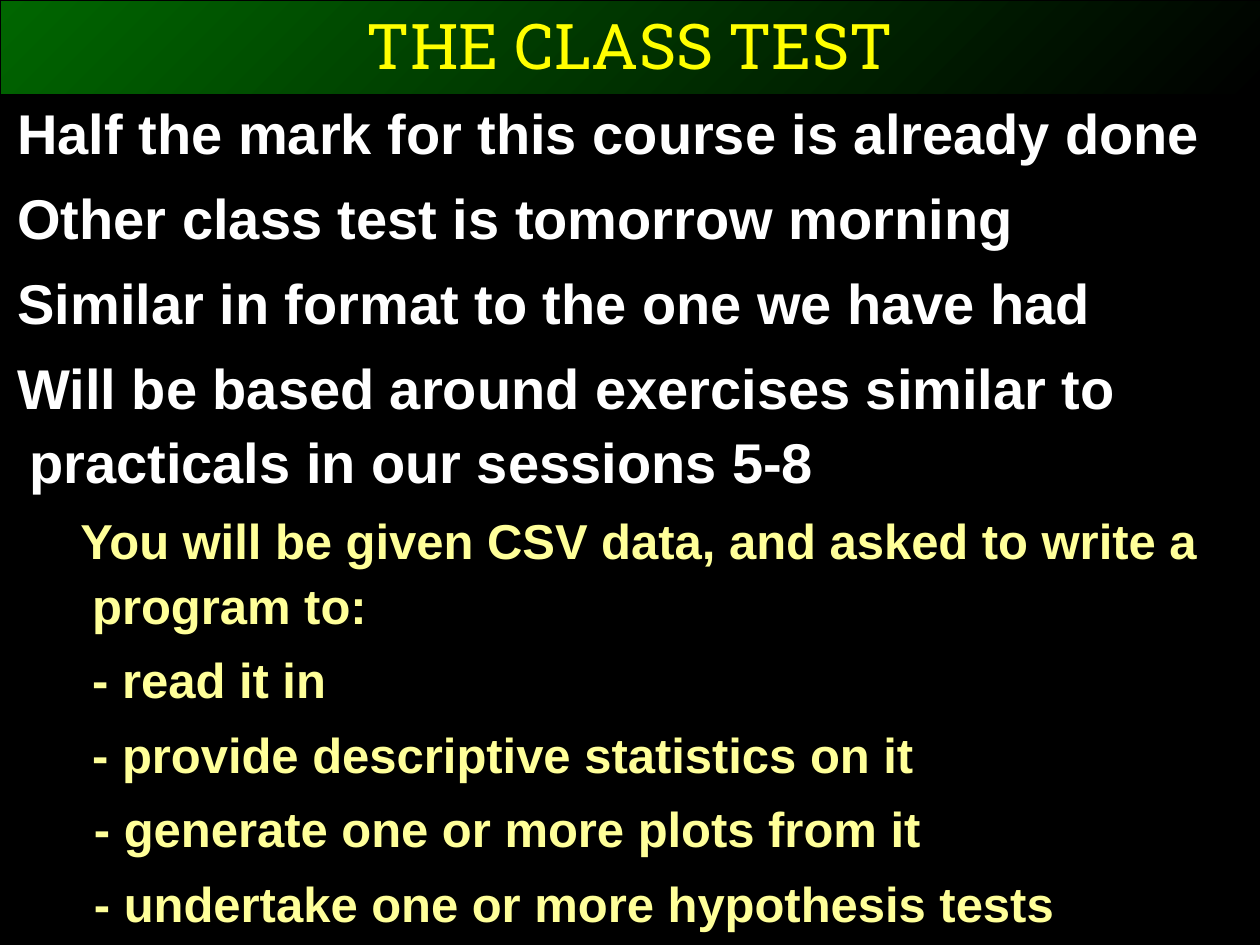
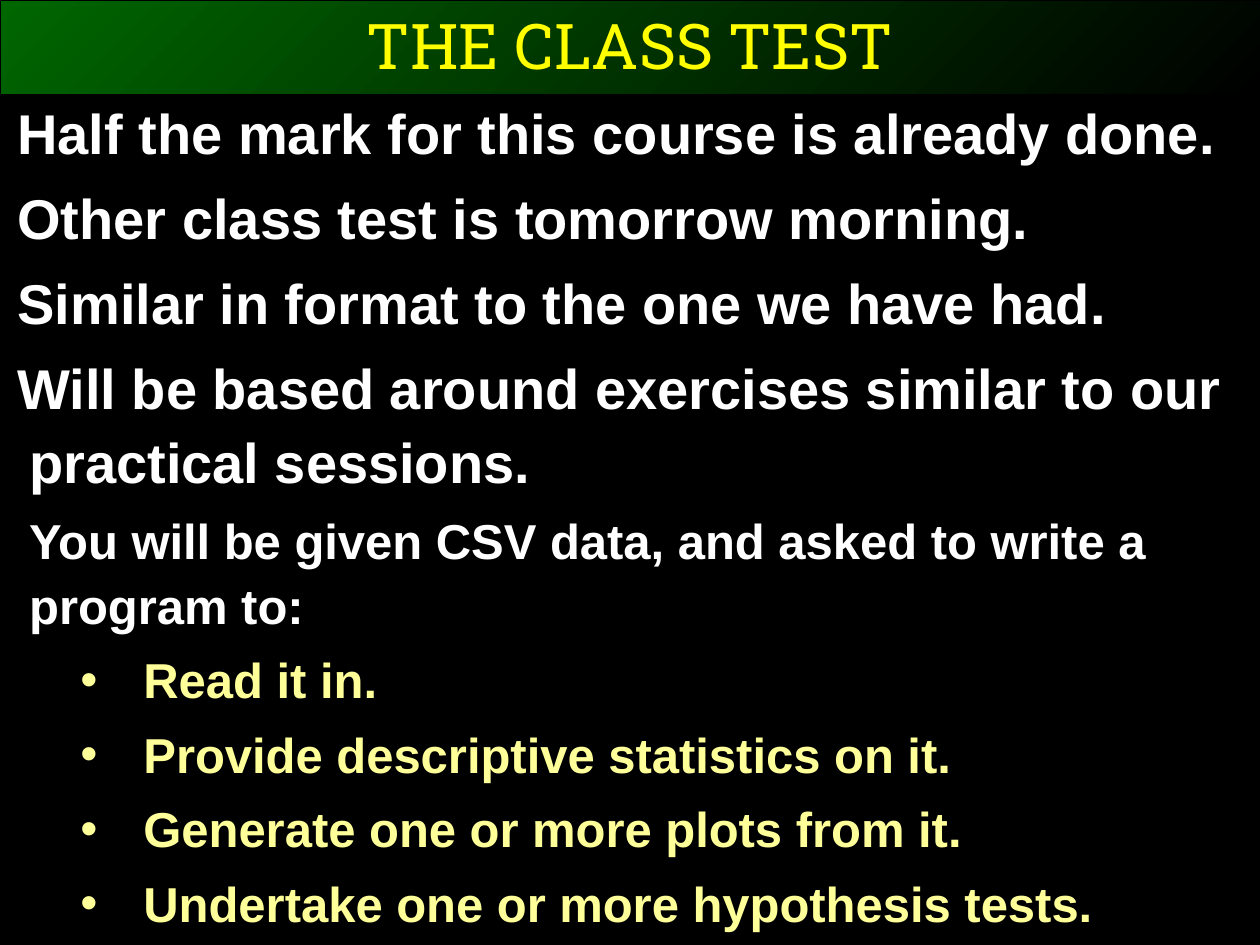
Before and after one commit to ggorman/Introduction-to-stats-for-geoscientists, a slide deck: slide 10 of slides/CSFG8.pptx. Drawn at 1260x945 pixels with LibreOffice and Linux fonts; fonts in the diff are those of the drawing. Boxes give left, top, right and bottom in pixels: in the first picture for what was removed or moved away, otherwise in the second. Text is boxed around its words. In the diff, an @@ line names an element or a change of style, - is before the commit and + after.

```diff
--- a/slides/CSFG8.pptx
+++ b/slides/CSFG8.pptx
@@ text at (17,113,1220,494): text changed @@
-Half the mark for this course is already done
-Other class test is tomorrow morning
-Similar in format to the one we have had
-Will be based around exercises similar to practicals in our sessions 5-8
+Half the mark for this course is already done.
+Other class test is tomorrow morning.
+Similar in format to the one we have had.
+Will be based around exercises similar to our practical sessions.
@@ text at (29,523,1145,634): text colour #FFFF99 to #FFFFFF in "You will be given CSV data, and ..."; list level 2 to 1 in "You will be given CSV ..." @@
@@ text at (143,662,1092,932): text changed @@
-  - read it in
-  - provide descriptive statistics on it
-  - generate one or more plots from it
-  - undertake one or more hypothesis tests
+  • Read it in.
+  • Provide descriptive statistics on it.
+  • Generate one or more plots from it.
+  • Undertake one or more hypothesis tests.
```
Also in this commit, not shown: 9 other slides changed, 4 other files.
